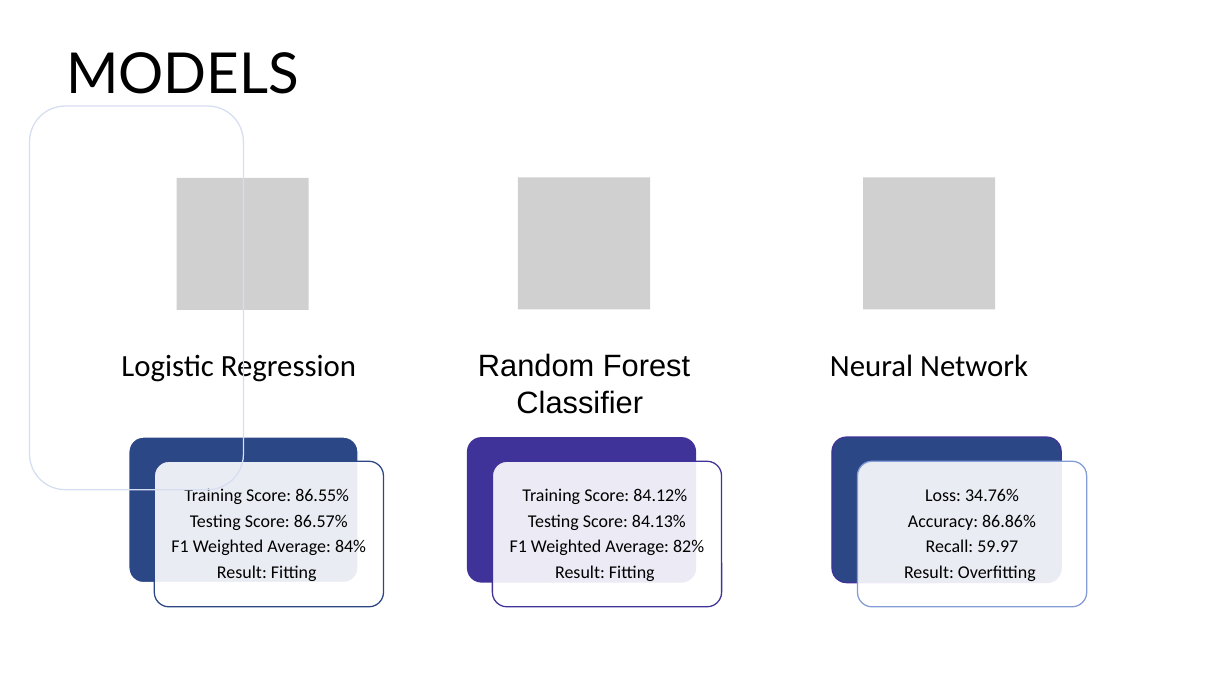
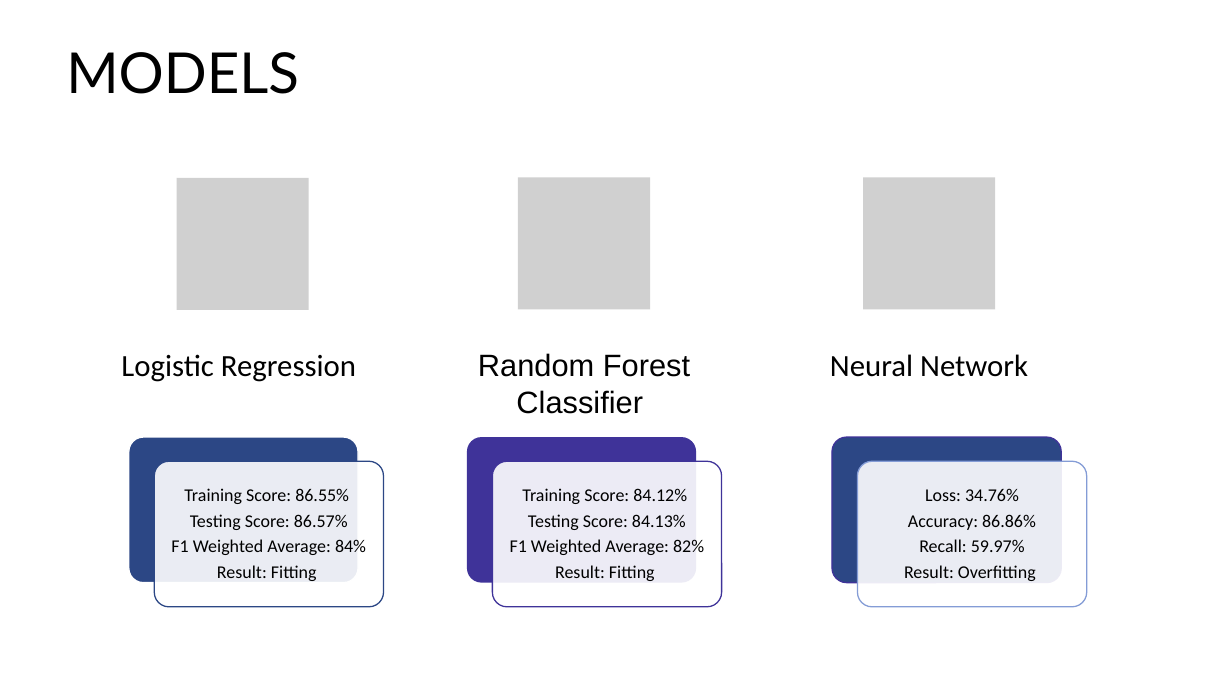
Before and after one commit to Karla-Flores/Arrests-Predictor, a slide deck: slide 4 of Group 2 - Arrest predictor.pptx. Drawn at 1232x693 pixels with LibreOffice and Linux fonts; fonts in the diff are those of the drawing; grey boxes stand for pictures. Boxes give left, top, right and bottom in pixels: in the first picture for what was removed or moved away, otherwise in the second. Text is boxed around its words. In the diff, an @@ line names an element or a change of style, - is before the commit and + after.

```diff
--- a/Group 2 - Arrest predictor.pptx
+++ b/Group 2 - Arrest predictor.pptx
@@ rounded rectangle removed at (30,106,244,490) @@
@@ text at (919,539,1025,552): text changed @@
-Recall: 59.97
+Recall: 59.97%
```
Also in this commit, not shown: 3 other files.
